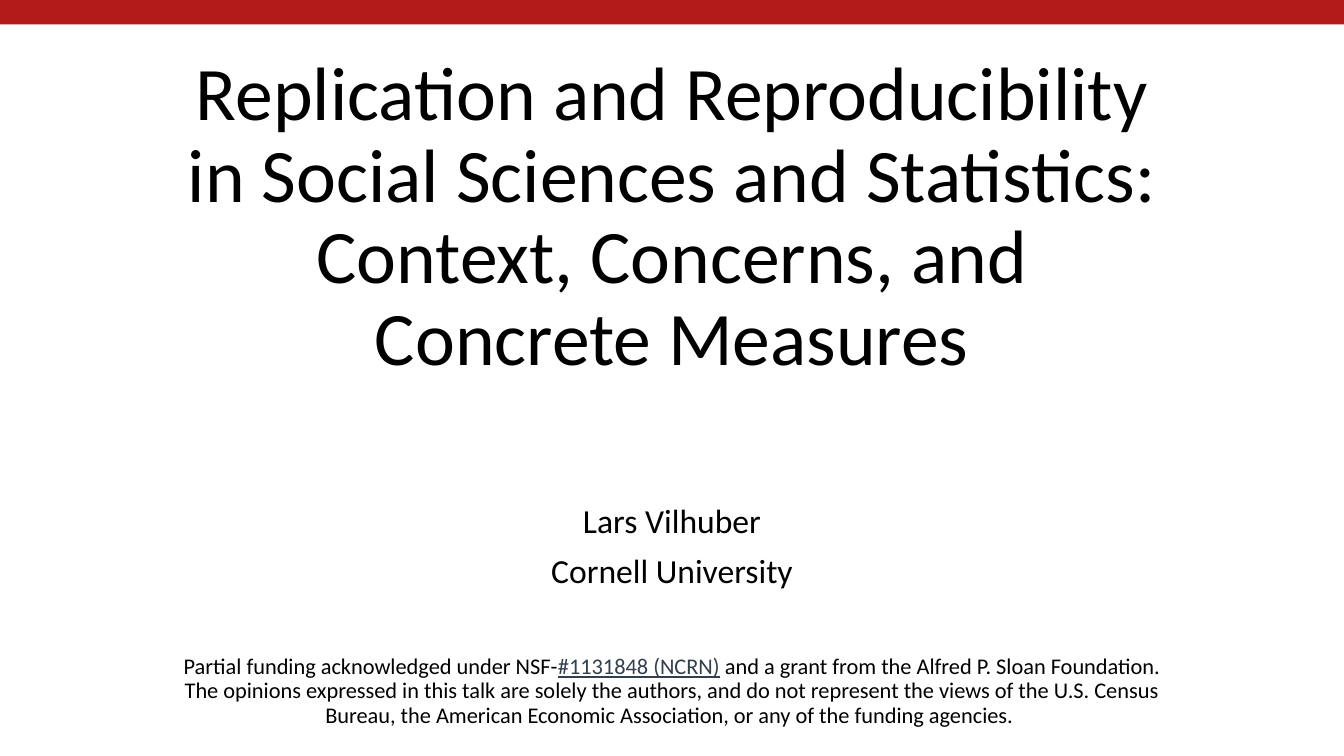
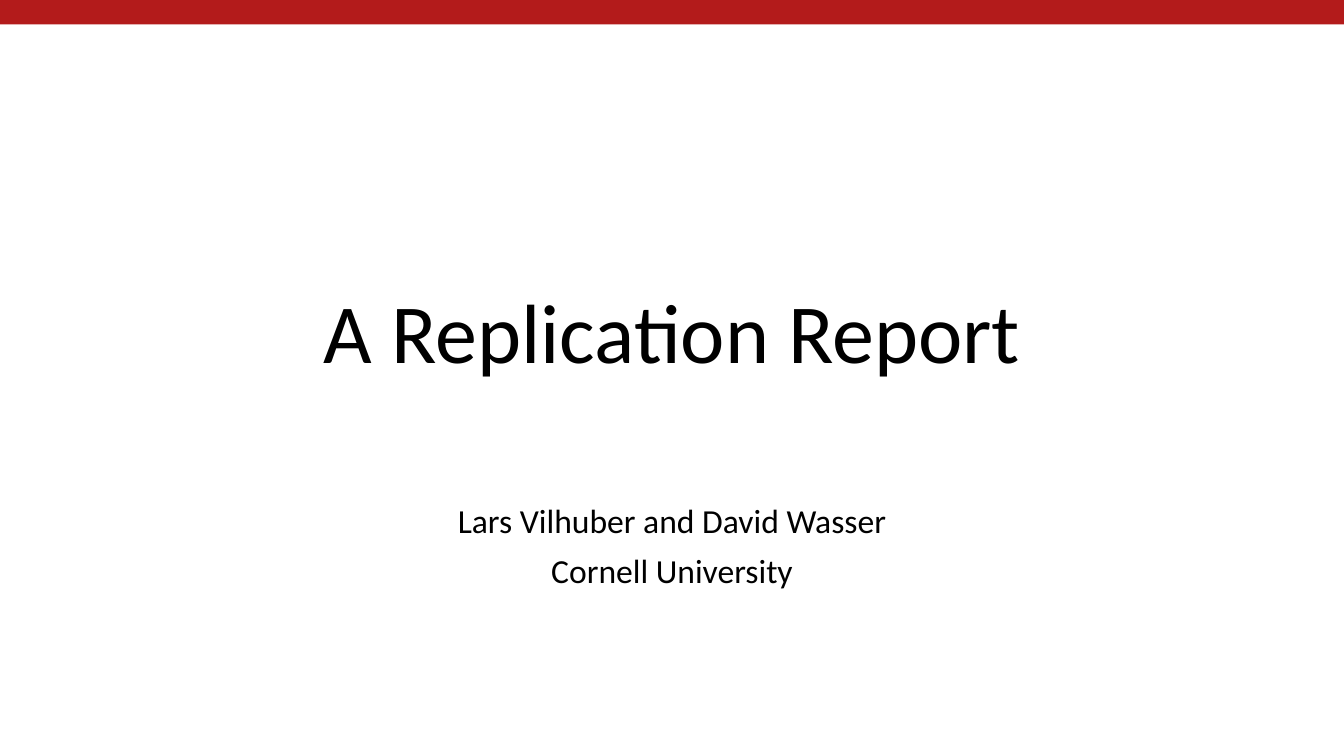
Before and after one commit to labordynamicsinstitute/replicability-training, a slide deck: slide 1 of Fall 2019/Overview-Motivation-AEA-Replication.pptx. Drawn at 1344x756 pixels with LibreOffice and Linux fonts; fonts in the diff are those of the drawing; background and template pictures are left out. Boxes give left, top, right and bottom in pixels: in the first picture for what was removed or moved away, otherwise in the second. Text is boxed around its words. In the diff, an @@ line names an element or a change of style, - is before the commit and + after.

```diff
--- a/Fall 2019/Overview-Motivation-AEA-Replication.pptx
+++ b/Fall 2019/Overview-Motivation-AEA-Replication.pptx
@@ title at box(324, 304, 1020, 377): text changed; size 54 to 60 pt @@
-Replication and Reproducibility in Social Sciences and Statistics: Context, Concerns, and Concrete Measures
+A Replication Report
@@ subtitle at box(458, 509, 886, 534): text changed @@
-Lars Vilhuber
+Lars Vilhuber and David Wasser
@@ subtitle at box(184, 658, 1160, 727): paragraph removed @@
-Partial funding acknowledged under NSF-#1131848 (NCRN) and a grant from the Alfred P. Sloan Foundation.
-The opinions expressed in this talk are solely the authors, and do not represent the views of the U.S. Census Bureau, the American Economic Association, or any of the funding agencies.
```
Also in this commit, not shown: 6 slides added, 27 slides removed.
